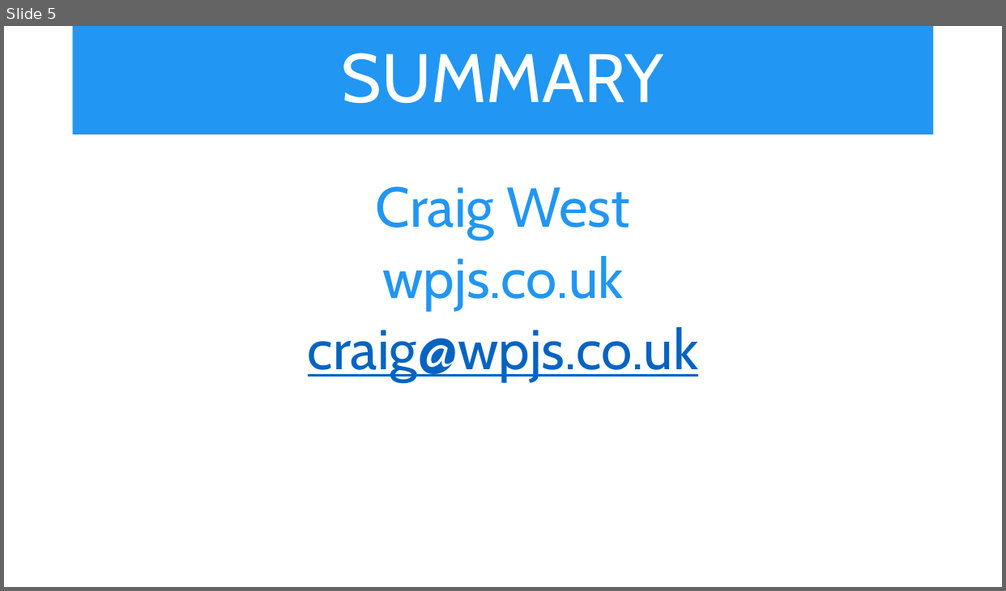
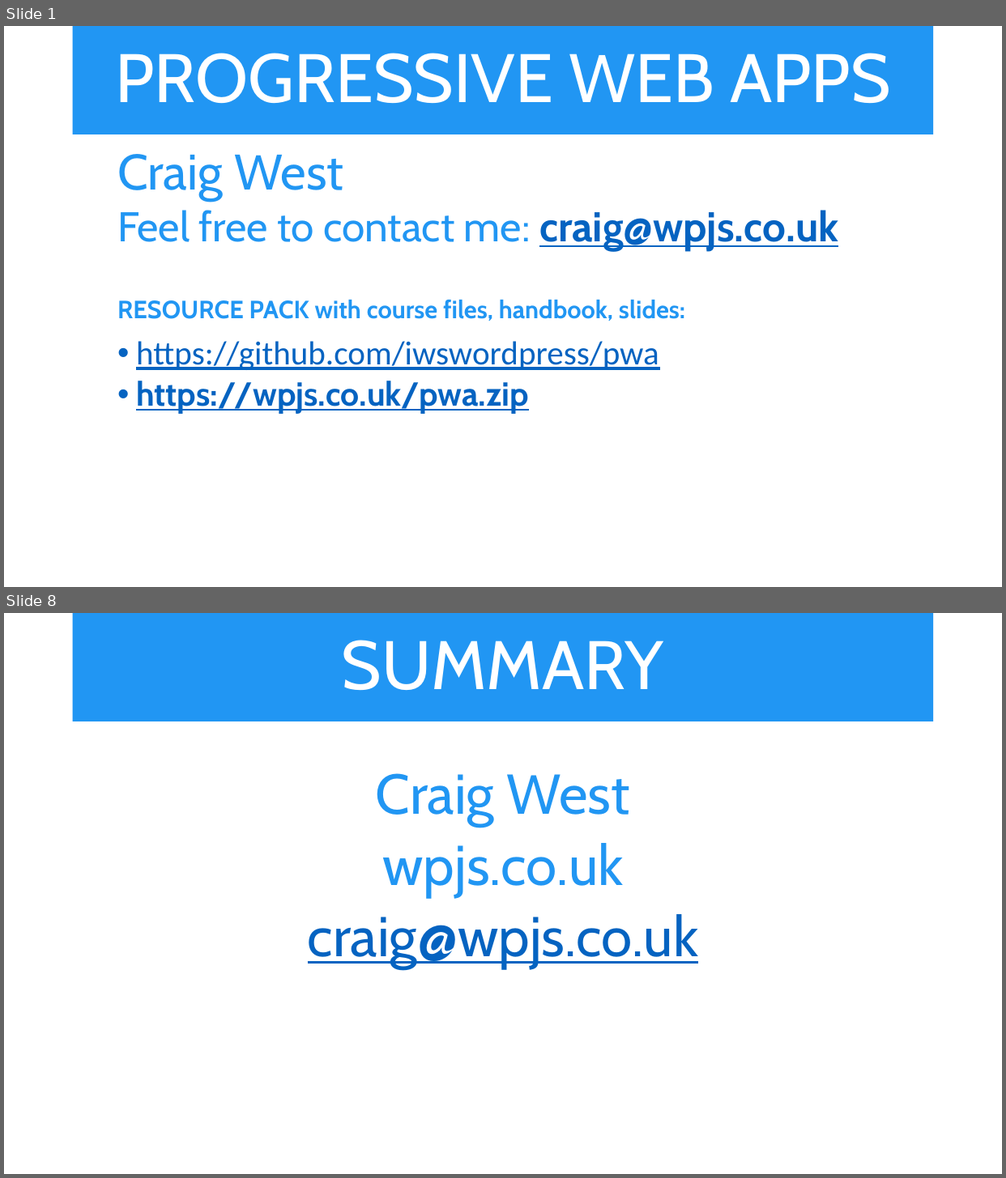
Before and after one commit to aniWeyn/pwa, a slide deck: PWA.pptx. Shown one above the other, each under a label of ours: slide 5 before the commit, slides 1 and 8 after it; the slides between them are not shown. The pictures are 1006x591 and 1006x1178 pixels, drawn with LibreOffice and Linux fonts; fonts in the diff are those of the drawing. Boxes give left, top, right and bottom in pixels: in the first picture for what was removed or moved away, otherwise in the second. Text is boxed around its words. In the diff, an @@ line names an element or a change of style, - is before the commit and + after.

```diff
--- a/PWA.pptx
+++ b/PWA.pptx
@@ slide 1 added at box(4, 26, 1002, 587), background #FFFFFF @@
@@ title added at box(73, 26, 934, 135), fill #2196F3, 66 pt, text #FFFFFF @@
+PROGRESSIVE WEB APPS
@@ text added at box(117, 154, 838, 414), 32 pt, text #0563C1, bold, underline @@
+  Craig West
+  Feel free to contact me: craig@wpjs.co.uk
+  RESOURCE PACK with course files, handbook, slides:
+  • https://github.com/iwswordpress/pwa
+  • https://wpjs.co.uk/pwa.zip
@@ what was slide 5 is now slide 8 @@
```
Also in this commit, not shown: 4 slides changed, 2 other slides added, 1 other file.
